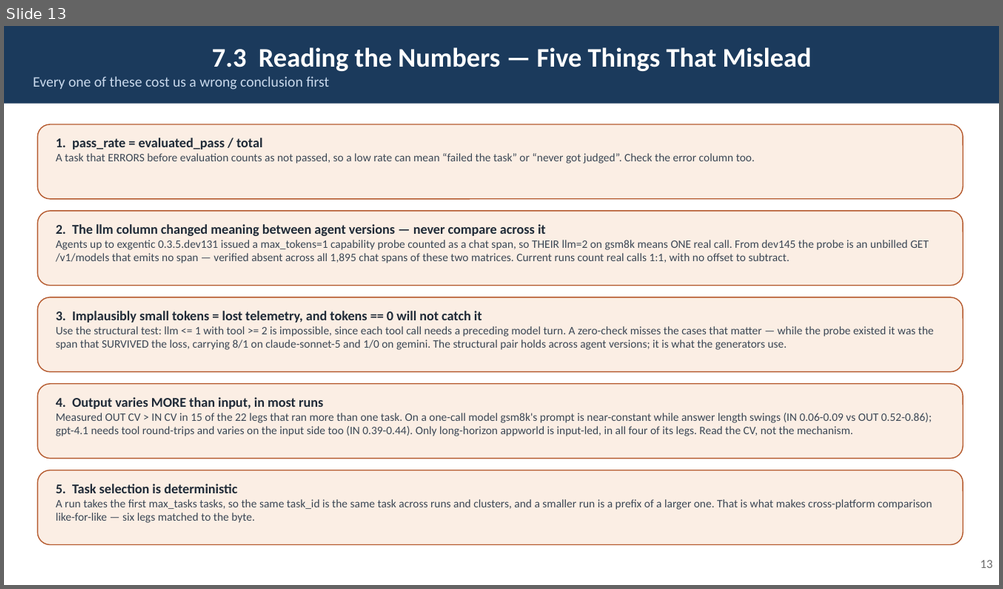
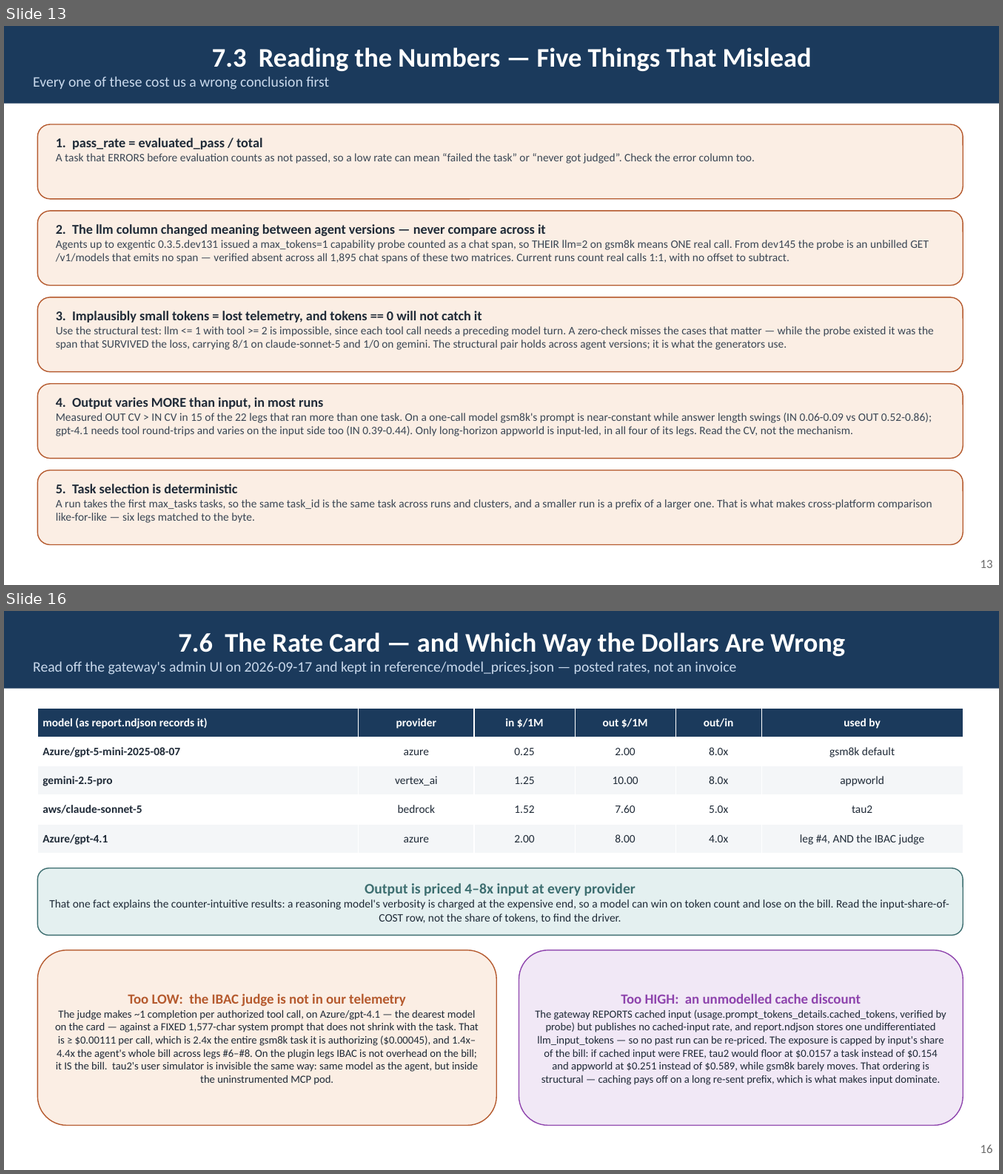
Before and after one commit to rossoctl/autobench, a slide deck: docs/AutoBench.pptx. Shown one above the other, each under a label of ours: slide 13 before the commit, slides 13 and 16 after it; the slides between them are not shown. The pictures are 1003x589 and 1003x1174 pixels, drawn with LibreOffice and Linux fonts; fonts in the diff are those of the drawing. Boxes give left, top, right and bottom in pixels: in the first picture for what was removed or moved away, otherwise in the second. Text is boxed around its words. In the diff, an @@ line names an element or a change of style, - is before the commit and + after.

```diff
--- a/docs/AutoBench.pptx
+++ b/docs/AutoBench.pptx
@@ slide 16 added at [4, 611, 999, 1170], background #FFFFFF @@
@@ rectangle added at [4, 611, 999, 689], fill #1B3A5C, 14 pt, text #C9D9EC @@
+7.6 The Rate Card — and Which Way the Dollars Are Wrong
+Read off the gateway's admin UI on 2026-09-17 and kept in reference/model_prices.json — posted rates, not an invoice
@@ table added at [37, 708, 963, 854], 5 rows, 6 columns @@
+model (as report.ndjson records it) | provider | in $/1M | out $/1M | out/in | used by
+Azure/gpt-5-mini-2025-08-07 | azure | 0.25 | 2.00 | 8.0x | gsm8k default
+gemini-2.5-pro | vertex_ai | 1.25 | 10.00 | 8.0x | appworld
+aws/claude-sonnet-5 | bedrock | 1.52 | 7.60 | 5.0x | tau2
+Azure/gpt-4.1 | azure | 2.00 | 8.00 | 4.0x | leg #4, AND the IBAC judge
@@ rounded rectangle added at [37, 869, 963, 936], fill #E4F0F0, outline #3D6E70 1 pt, 11 pt, text #1F2A37 @@
+Output is priced 4–8x input at every provider
+That one fact explains the counter-intuitive results: a reasoning model's verbosity is charged at the expensive end, so a model can win on token count and lose on the bill. Read the input-share-of-COST row, not the share of tokens, to find the driver.
@@ rounded rectangle added at [37, 951, 496, 1126], fill #FBEEE4, outline #B55A2E 1 pt, 10.5 pt, text #1F2A37 @@
+Too LOW: the IBAC judge is not in our telemetry
+The judge makes ~1 completion per authorized tool call, on Azure/gpt-4.1 — the dearest model on the card — against a FIXED 1,577-char system prompt that does not shrink with the task. That is ≥ $0.00111 per call, which is 2.4x the entire gsm8k task it is authorizing ($0.00045), and 1.4x–4.4x the agent's whole bill across legs #6–#8. On the plugin legs IBAC is not overhead on the bill; it IS the bill. tau2's user simulator is invisible the same way: same model as the agent, but inside the uninstrumented MCP pod.
@@ rounded rectangle added at [519, 951, 963, 1126], fill #F1E8F6, outline #8E44AD 1 pt, 10.5 pt, text #1F2A37 @@
+Too HIGH: an unmodelled cache discount
+The gateway REPORTS cached input (usage.prompt_tokens_details.cached_tokens, verified by probe) but publishes no cached-input rate, and report.ndjson stores one undifferentiated llm_input_tokens — so no past run can be re-priced. The exposure is capped by input's share of the bill: if cached input were FREE, tau2 would floor at $0.0157 a task instead of $0.154 and appworld at $0.251 instead of $0.589, while gsm8k barely moves. That ordering is structural — caching pays off on a long re-sent prefix, which is what makes input dominate.
@@ text added at [980, 1145, 993, 1153], 12 pt, text #6B6B6B @@
+16
```
Also in this commit, not shown: 10 slides changed, 6 other files.
